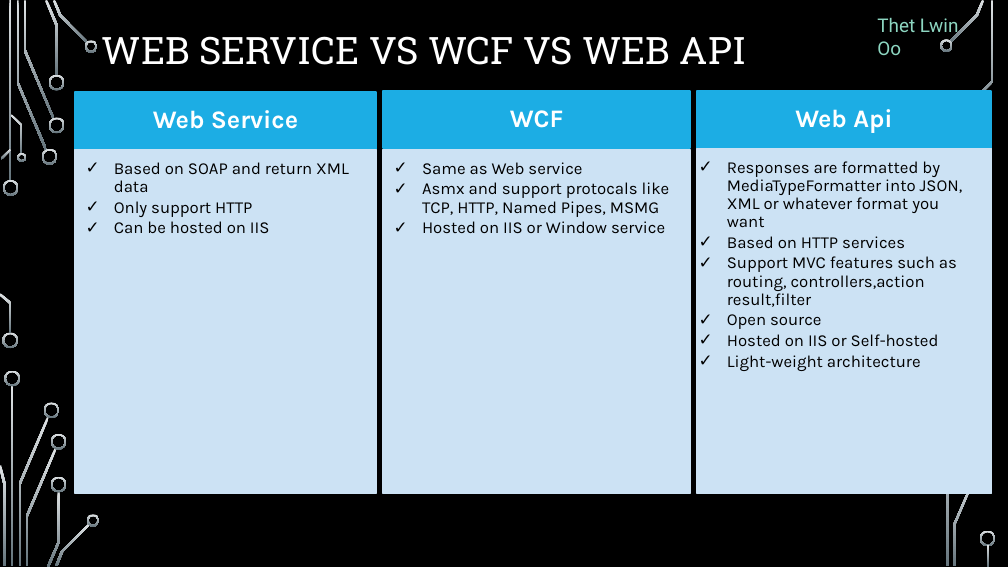
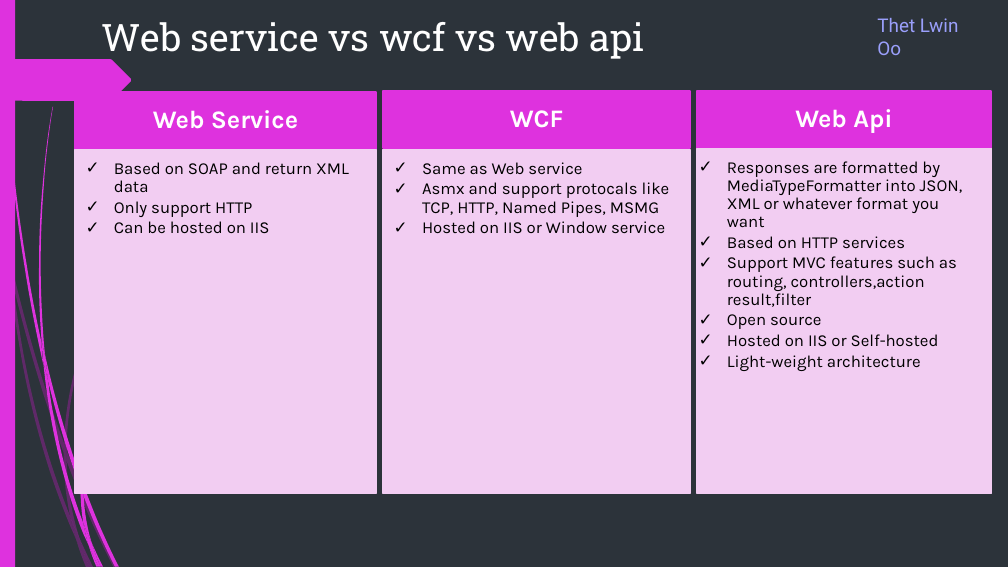
Before and after one commit to ThetLwinOoAam/AspNetMVCTPC1_Doc, a slide deck: slide 4 of AspNetWebApi.pptx. Drawn at 1008x567 pixels with LibreOffice and Linux fonts; fonts in the diff are those of the drawing; background and template pictures are left out. Boxes give left, top, right and bottom in pixels: in the first picture for what was removed or moved away, otherwise in the second. Text is boxed around its words. In the diff, an @@ line names an element or a change of style, - is before the commit and + after.

```diff
--- a/AspNetWebApi.pptx
+++ b/AspNetWebApi.pptx
@@ background picture (left out) to #2C333A @@
@@ rectangle added at (0, 0, 15, 567), fill #DE32DE @@
@@ title "Web service vs wcf vs ..." at (102, 22, 644, 61): vertical alignment middle to top @@
@@ title at (102, 22, 644, 61): text changed @@
-WEB SERVICE VS WCF VS WEB API
+Web service vs wcf vs web api
@@ text "Thet Lwin Oo" at (877, 18, 959, 55): text colour #8DD6C1 to #9A9FFB @@
@@ freeform shape added at (0, 59, 132, 101), fill #DE32DE @@
@@ fill #1CADE4 to #DE32DE; outline #1CADE4 1.25 pt to #DE32DE 1.25 pt in 3 elements at (75, 92, 376, 150), (383, 91, 690, 148), (697, 91, 991, 148) @@
@@ fill #CDE3F5 at 90% opacity to #F2CEF2 at 90% opacity; outline #CDE3F5 1.25 pt to #F2CEF2 1.25 pt in 3 elements at (75, 149, 376, 493), (383, 149, 690, 493), (697, 148, 992, 493) @@
@@ fill gradient #DFE3E5 to #65757D to #DE32DE in 5 elements at (83, 523, 101, 566), (80, 477, 83, 496), (92, 544, 104, 567), (43, 361, 88, 546), (42, 340, 48, 382) @@
@@ freeform shape: place and size @@
-freeform shape at (0, 293, 11, 333)
+freeform shape at (42, 340, 48, 382)
@@ freeform shape: place and size @@
-freeform shape at (18, 417, 48, 566)
+freeform shape at (43, 361, 88, 546)
@@ fill gradient #DFE3E5 to #65757D to #B01CB0 at 40% opacity in 3 elements at (67, 451, 117, 567), (64, 453, 79, 538), (64, 443, 67, 461) @@
@@ freeform shape: place and size @@
-freeform shape at (51, 434, 67, 450)
+freeform shape at (64, 443, 67, 461)
@@ freeform shape: place and size @@
-freeform shape at (47, 492, 60, 567)
+freeform shape at (64, 453, 79, 538)
@@ freeform shape: place and size @@
-freeform shape at (26, 448, 57, 566)
+freeform shape at (67, 451, 117, 567)
@@ freeform shape: place and size @@
-freeform shape at (51, 476, 67, 492)
+freeform shape at (80, 477, 83, 496)
@@ group added at (2, 0, 197, 567): 7 freeform shapes @@
@@ group added at (0, 116, 236, 567): 7 freeform shapes @@
@@ freeform shape: place and size @@
-freeform shape at (55, 523, 90, 566)
+freeform shape at (83, 523, 101, 566)
@@ freeform shape: place and size @@
-freeform shape at (87, 514, 100, 526)
+freeform shape at (92, 544, 104, 567)
@@ group removed at (0, 0, 996, 566): 24 freeform shapes, 3 rectangles @@
```
Also in this commit, not shown: 14 other slides changed, 14 slides added.
